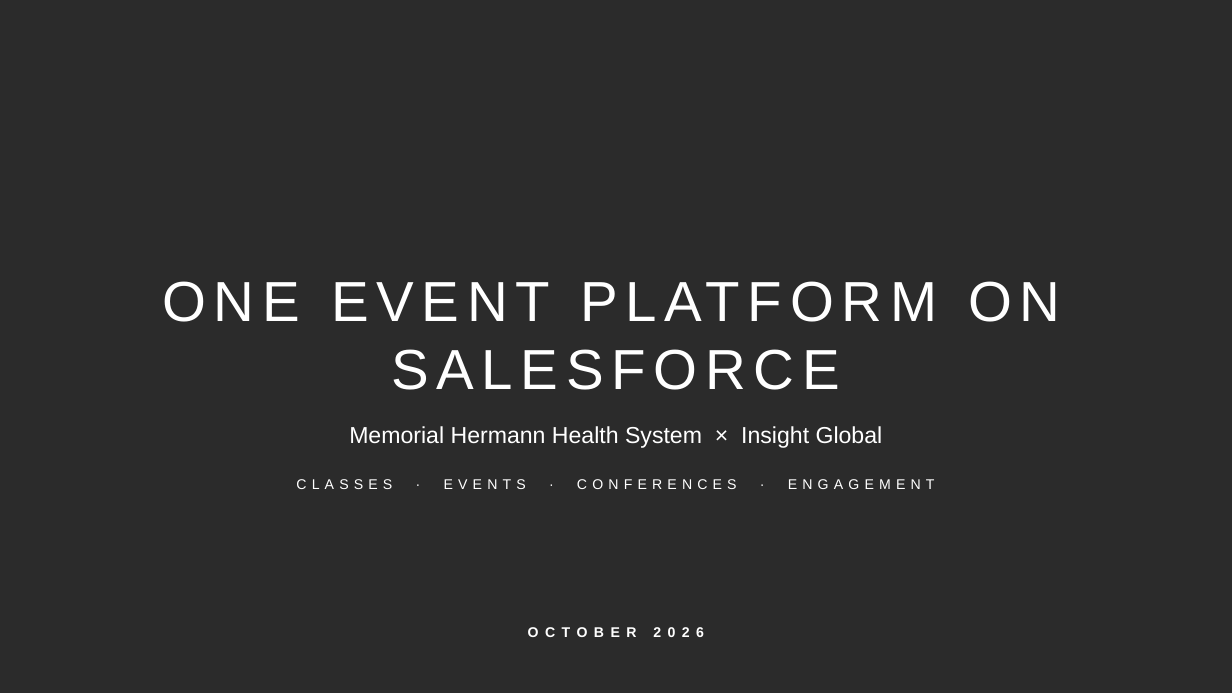
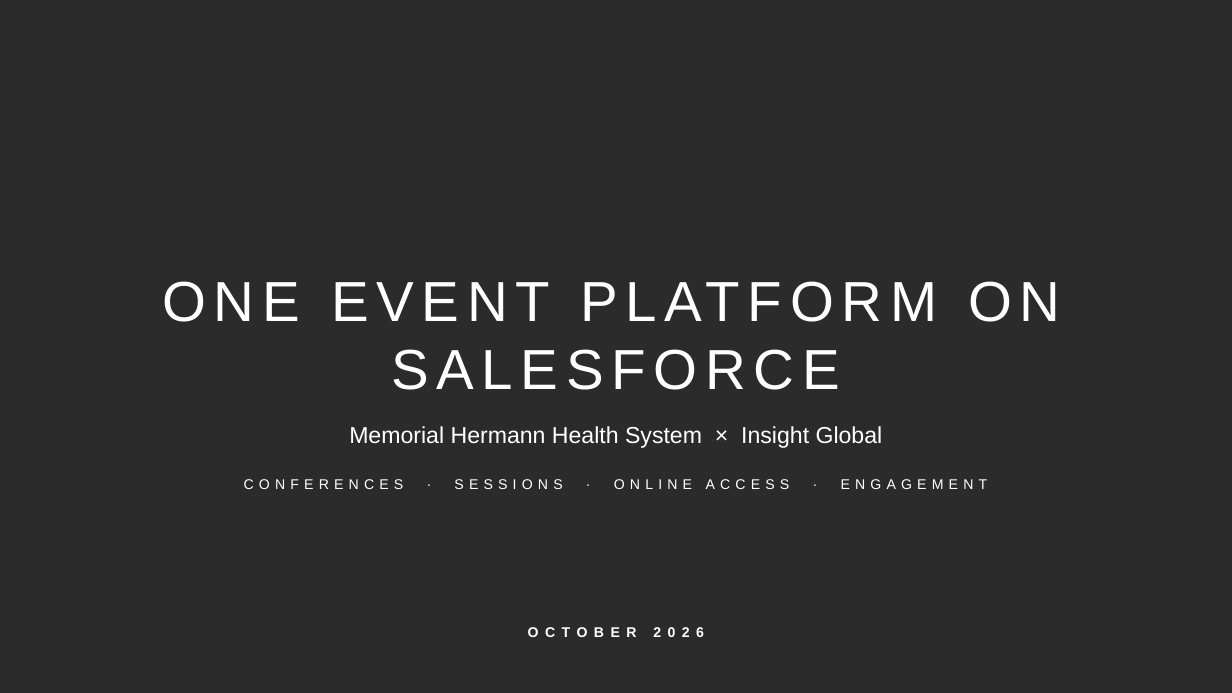
Before and after one commit to chintasurya/preSales_Memorial-hermann, a slide deck: slide 1 of deck/Memorial-Hermann-Event-Platform.pptx. Drawn at 1232x693 pixels with LibreOffice and Linux fonts; fonts in the diff are those of the drawing; background and template pictures are left out; a plain dark background stands for a picture behind light text. Boxes give left, top, right and bottom in pixels: in the first picture for what was removed or moved away, otherwise in the second. Text is boxed around its words. In the diff, an @@ line names an element or a change of style, - is before the commit and + after.

```diff
--- a/deck/Memorial-Hermann-Event-Platform.pptx
+++ b/deck/Memorial-Hermann-Event-Platform.pptx
@@ text at box(244, 479, 988, 489): text changed @@
-CLASSES · EVENTS · CONFERENCES · ENGAGEMENT
+CONFERENCES · SESSIONS · ONLINE ACCESS · ENGAGEMENT
```
Also in this commit, not shown: 16 other slides changed, 2 slides added, 3 slides removed, 9 other files.
